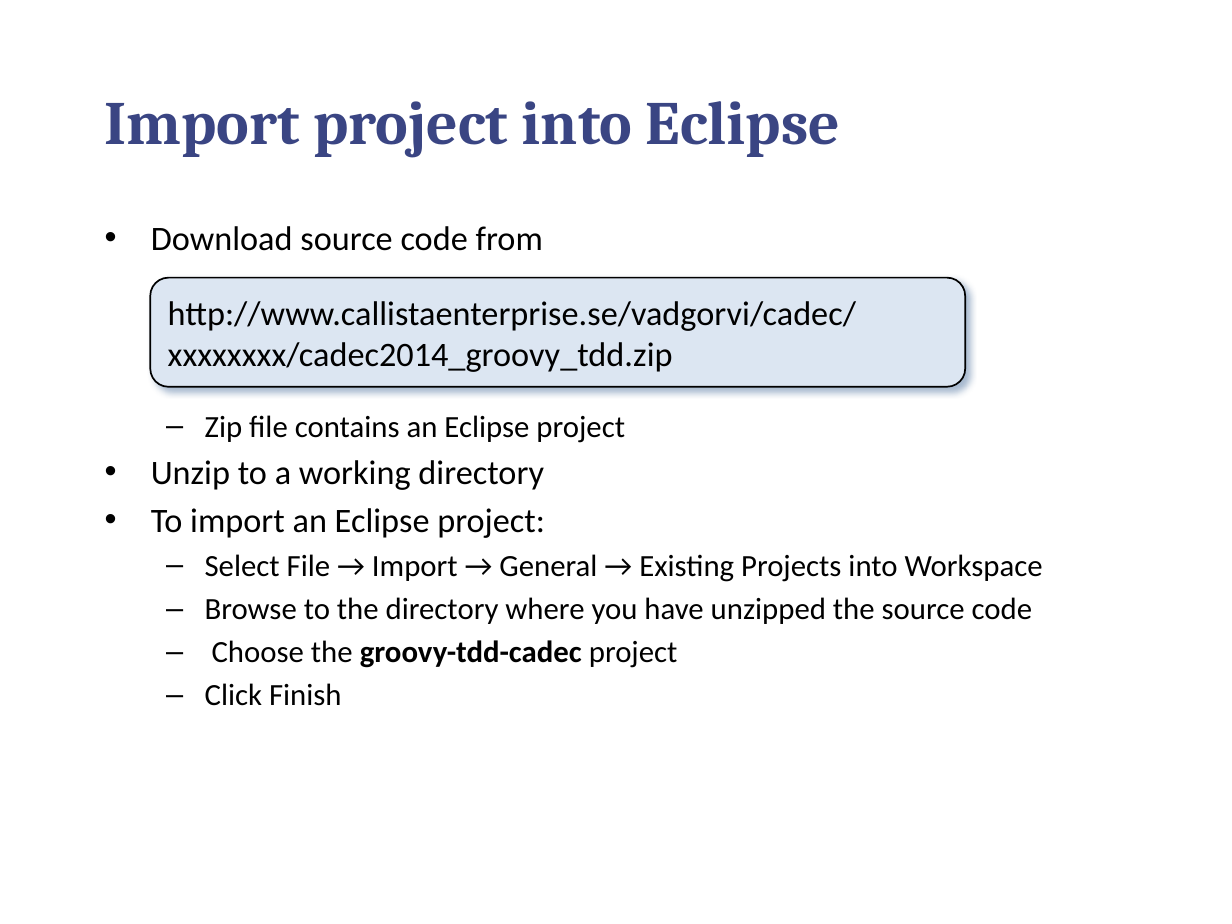
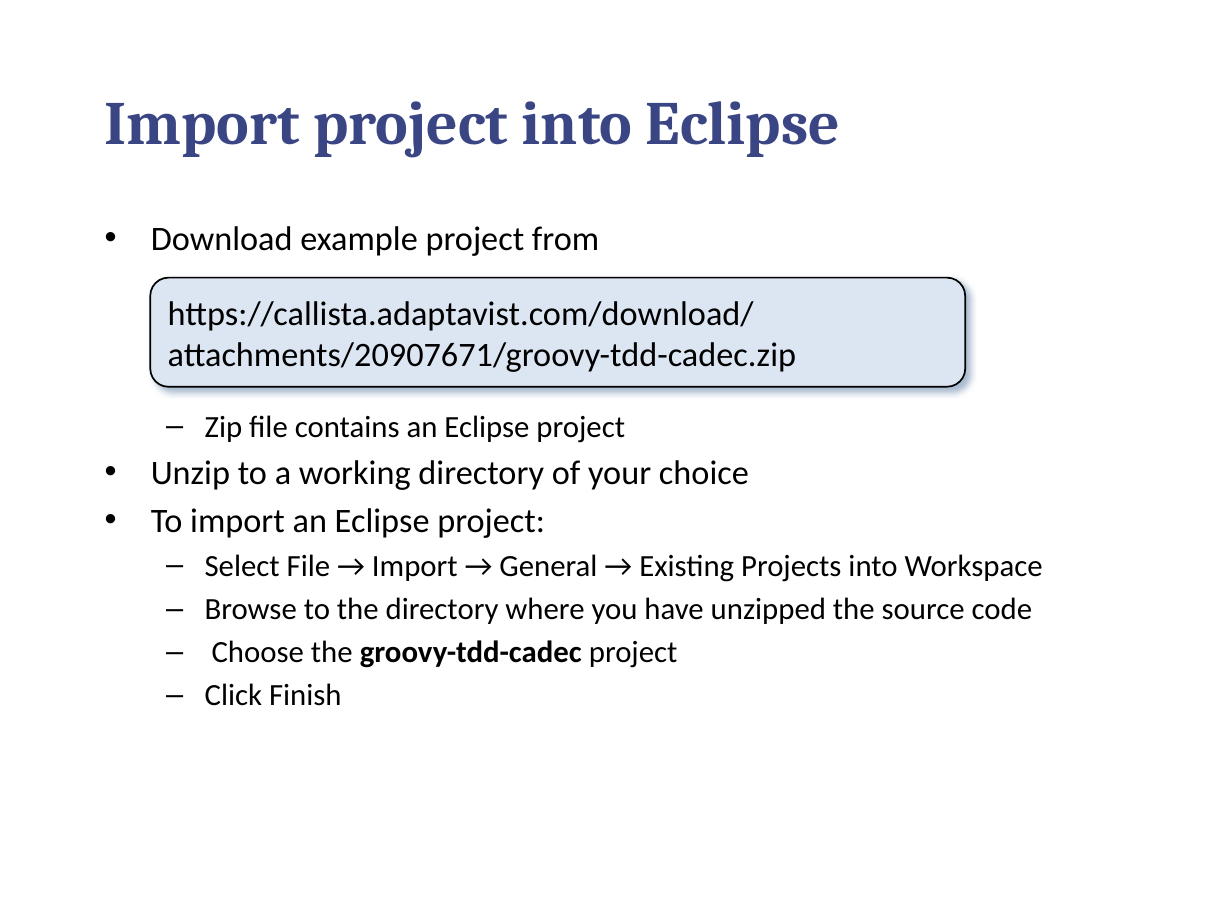
Before and after one commit to callistaenterprise/groovy-tdd-cadec, a slide deck: slide 11 of docs/groovy-tdd-installation.pptx (slide 13 before the commit). Drawn at 1232x924 pixels with LibreOffice and Linux fonts; fonts in the diff are those of the drawing; background and template pictures are left out. Boxes give left, top, right and bottom in pixels: in the first picture for what was removed or moved away, otherwise in the second. Text is boxed around its words. In the diff, an @@ line names an element or a change of style, - is before the commit and + after.

```diff
--- a/docs/groovy-tdd-installation.pptx
+++ b/docs/groovy-tdd-installation.pptx
@@ text at box(151, 226, 599, 256): text changed @@
-• Download source code from
+• Download example project from
@@ text in rounded rectangle at box(168, 301, 796, 372): text changed @@
-  http://www.callistaenterprise.se/vadgorvi/cadec/xxxxxxxx/cadec2014_groovy_tdd.zip
+  https://callista.adaptavist.com/download/attachments/20907671/groovy-tdd-cadec.zip
@@ text at box(151, 460, 749, 490): text changed @@
-• Unzip to a working directory
+• Unzip to a working directory of your choice
```
Also in this commit, not shown: 2 other slides changed, 2 slides removed, 1 other file.
